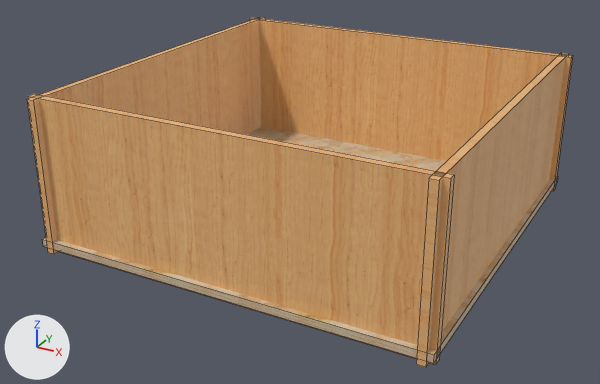
What one commit did to the FBX model Assets/Props/kitchen_room.fbx.
One viewpoint serves both versions: a 50 mm camera at (0.336, -0.675, 0.339) aimed at (-0.009, -0.047, 0.026). The axes (+X, +Y, +Z) are drawn at lower left. The lights are the same throughout. Mesh edges are drawn as thin lines. Where no turn or scale is listed for an object, it has been applied to the vertices.

Names of what the first picture shows: 'floor', 'wall1', 'wall2', 'wall3', 'wall4'.
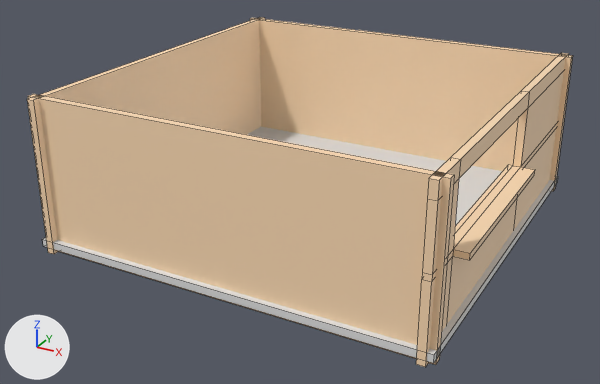
Where the change shows, as pixel boxes [x1, y1, x2, y2] in the pictures (600 x 384 px):
'wall2', surface changed (orange to beige)
    both: [28, 94, 454, 365]
'wall1', surface changed (orange to beige)
    both: [250, 18, 573, 191]
'wall3', surface changed, reshaped (brown to beige)
    both: [416, 53, 569, 367]
'wall4', surface changed (brown to beige)
    both: [27, 17, 265, 254]
'floor', surface changed (beige to white)
    both: [43, 127, 558, 363]

The change, as a list of edits to the scene's bpy script:
```text
Change mat_wall_mat:
    where n0 = _N.new('ShaderNodeBsdfPrincipled'); n0.name = 'Principled BSDF'
    add n0.inputs[0].default_value = (1.0, 0.722, 0.462, 1.0)  # 'Base Color', beige #ffddb5
    remove n2 = _N.new('ShaderNodeTexImage'); n2.name = 'Image Texture'
    remove n2.image = img_wall_grid_test_png
    remove n3 = _N.new('ShaderNodeUVMap'); n3.name = 'UV Map'
    remove n4 = _N.new('ShaderNodeMapping'); n4.name = 'Mapping'
    remove n4.vector_type = 'TEXTURE'
    remove n4.inputs[3].default_value = (0.2, 0.2, 1.0)  # 'Scale'
    remove _L.new(n3.outputs[0], n4.inputs[0])  # 'UV' to 'Vector'
    remove _L.new(n4.outputs[0], n2.inputs[0])  # 'Vector' to 'Vector'
    remove _L.new(n2.outputs[0], n0.inputs[0])  # 'Color' to 'Base Color'
Change mat_floor_mat:
    where n0 = _N.new('ShaderNodeBsdfPrincipled'); n0.name = 'Principled BSDF'
    add n0.inputs[0].default_value = (0.757, 0.757, 0.757, 1.0)  # 'Base Color', light grey #e2e2e2
    remove n2 = _N.new('ShaderNodeTexImage'); n2.name = 'Image Texture'
    remove n2.image = img_floor_tiles_jpg
    remove n3 = _N.new('ShaderNodeUVMap'); n3.name = 'UV Map'
    remove n4 = _N.new('ShaderNodeMapping'); n4.name = 'Mapping'
    remove n4.vector_type = 'TEXTURE'
    remove n4.inputs[3].default_value = (0.1, 0.1, 1.0)  # 'Scale'
    remove _L.new(n3.outputs[0], n4.inputs[0])  # 'UV' to 'Vector'
    remove _L.new(n4.outputs[0], n2.inputs[0])  # 'Vector' to 'Vector'
    remove _L.new(n2.outputs[0], n0.inputs[0])  # 'Color' to 'Base Color'
Change me_mesh_001:
    used by ob_wall3; location = (0.175, -0.0219, 0.1332)
    remove me_mesh_001.from_pydata(...)  # 8 vertices, 6 faces; spans x -0.004..0.004, y -0.184..0.184, z -0.141..0.001
    add me_mesh_001.from_pydata(...)  # 48 vertices, 48 faces; spans x -0.008..0.016, y -0.184..0.184, z -0.141..0.001
    me_mesh_001 part 1
    6 faces are deleted
    12 vertices are added at x -0.008..0.016, y -0.142..0.035, z -0.141..0.001
    6 new vertices lie (0.0, 0.0, -0.014) away from vertices in x -0.004..0.004, y -0.184..0.184, z 0.001
    6 new vertices lie (0.0, -0.149, 0.0) away from vertices in x -0.004..0.004, y 0.184, z -0.141..0.001
    8 new vertices lie (0.0, 0.0, -0.054) away from vertices in x -0.004..0.004, y -0.184..0.184, z -0.013
    8 new vertices lie (0.0, 0.0, 0.068) away from vertices in x -0.004..0.004, y -0.184..0.184, z -0.141
    48 new faces join them
```
